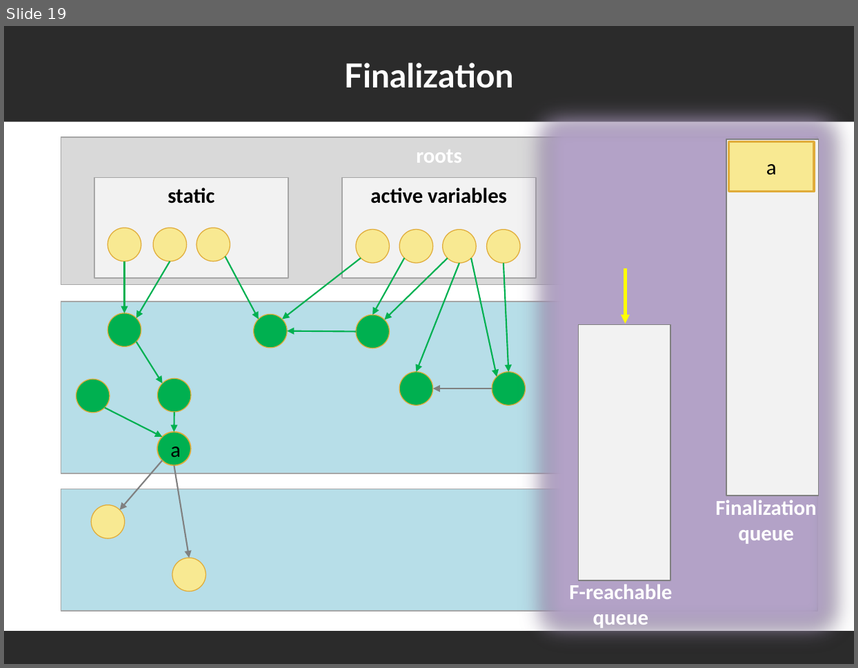
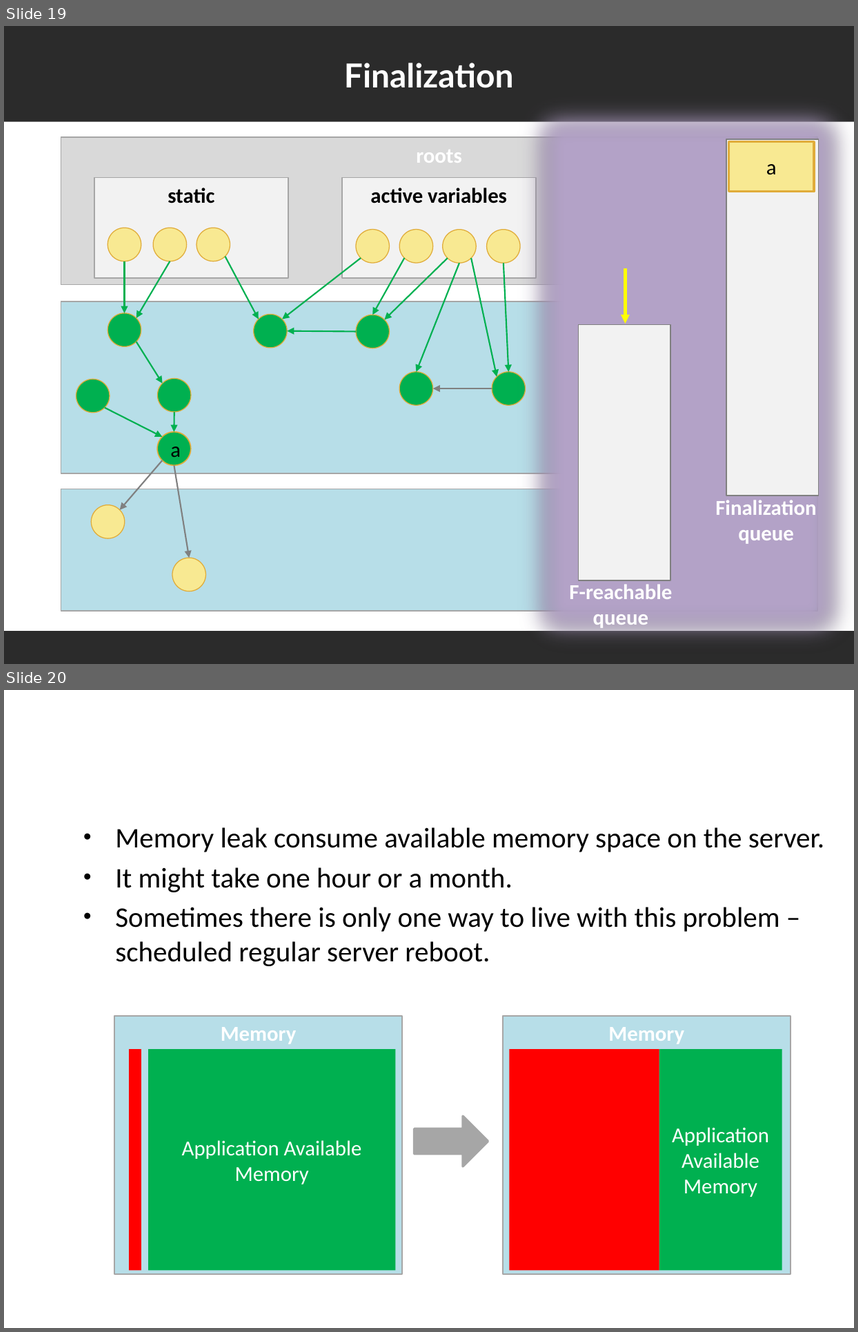
Before and after one commit to yuriyshapovalov/slides, a slide deck: ppt/Garbage Collection and Memory Leak Avoidance in .NET.pptx. Shown one above the other, each under a label of ours: slide 19 before the commit, slides 19 and 20 after it. The pictures are 858x668 and 858x1332 pixels, drawn with LibreOffice and Linux fonts; fonts in the diff are those of the drawing; background and template pictures are left out; a plain dark background stands for a picture behind light text. Boxes give left, top, right and bottom in pixels: in the first picture for what was removed or moved away, otherwise in the second. Text is boxed around its words. In the diff, an @@ line names an element or a change of style, - is before the commit and + after.

Commit message:
Updated section about memory leaks

```diff
--- a/ppt/Garbage Collection and Memory Leak Avoidance in .NET.pptx
+++ b/ppt/Garbage Collection and Memory Leak Avoidance in .NET.pptx
@@ slide 20 added at (4,690,854,1328), background picture (left out) @@
@@ title added at (34,715,824,763), 28 pt, text #FFFFFF, bold @@
+Problems in highly available systems
@@ text added at (115,827,824,966), 24 pt, text #000000 @@
+• Memory leak consume available memory space on the server.
+• It might take one hour or a month.
+• Sometimes there is only one way to live with this problem – scheduled regular server reboot.
@@ rectangle added at (114,1016,403,1274), fill #B7DEE8, outline #A6A6A6 1 pt, 18 pt, text #FFFFFF, bold @@
+Memory
@@ rectangle added at (503,1016,791,1274), fill #B7DEE8, outline #A6A6A6 1 pt, 18 pt, text #FFFFFF, bold @@
+Memory
@@ rectangle added at (129,1049,141,1270), fill #FF0000 @@
@@ rectangle added at (148,1049,396,1270), fill #00B050, 18 pt, text #FFFFFF @@
+Application Available Memory
@@ rectangle added at (509,1049,659,1270), fill #FF0000 @@
@@ rectangle added at (660,1049,782,1270), fill #00B050, 18 pt, text #FFFFFF @@
+Application Available Memory
@@ right arrow added at (415,1116,488,1166), fill #A6A6A6, outline #A6A6A6 2 pt @@
```
Also in this commit, not shown: 1 slide changed, 4 other slides added, 1 slide removed.
